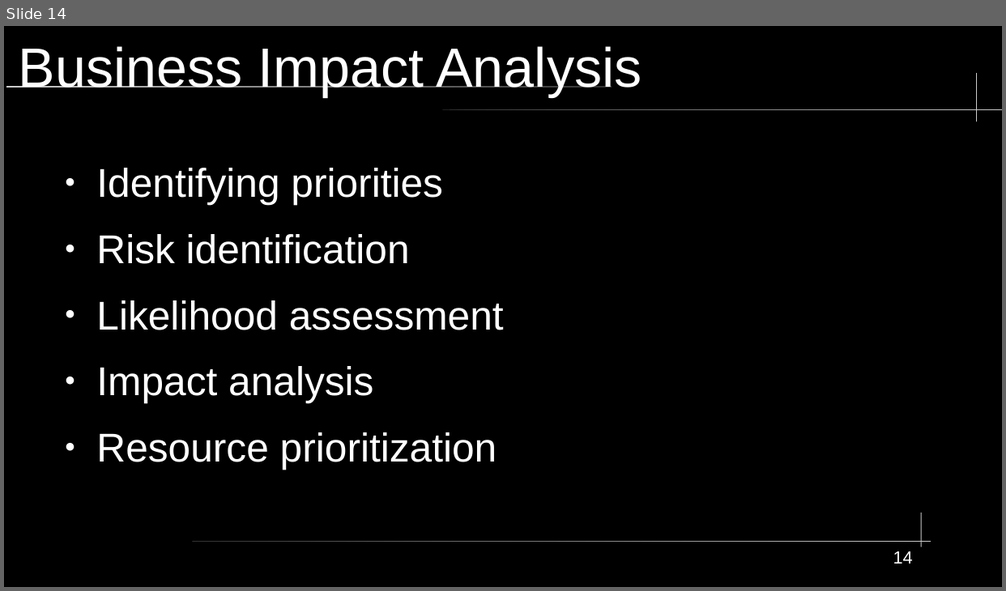
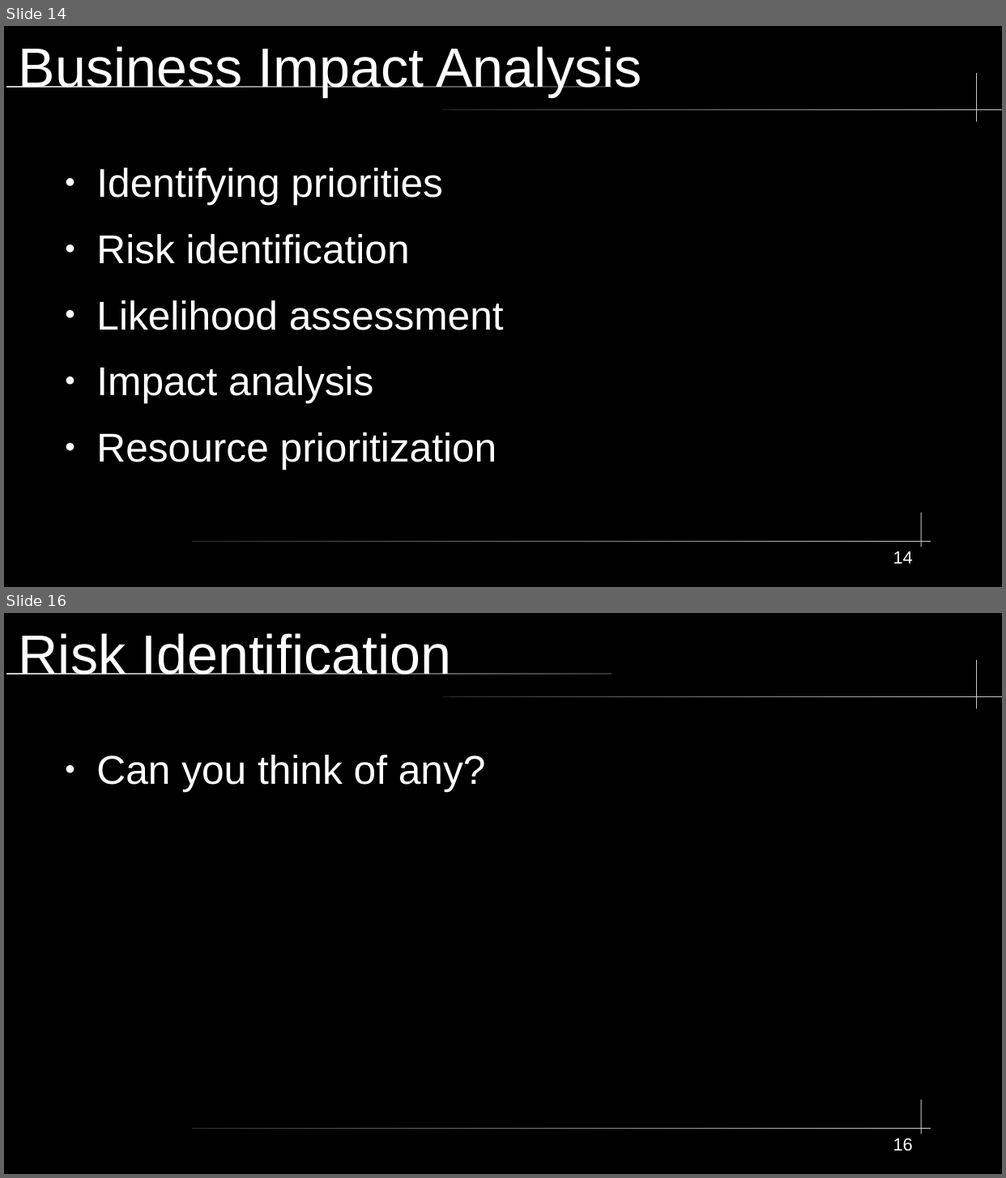
Before and after one commit to City-Colleges-of-Chicago-Cybersecurity/COMPSFI-214, a slide deck: 2026/Spring/powerpoints/Chatper-03-Business-Continuity-Planning.odp. Shown one above the other, each under a label of ours: slide 14 before the commit, slides 14 and 16 after it; the slides between them are not shown. The pictures are 1006x591 and 1006x1178 pixels, drawn with LibreOffice and Linux fonts; fonts in the diff are those of the drawing. Boxes give left, top, right and bottom in pixels: in the first picture for what was removed or moved away, otherwise in the second. Text is boxed around its words. In the diff, an @@ line names an element or a change of style, - is before the commit and + after.

```diff
--- a/2026/Spring/powerpoints/Chatper-03-Business-Continuity-Planning.odp
+++ b/2026/Spring/powerpoints/Chatper-03-Business-Continuity-Planning.odp
@@ slide 16 added at [4, 613, 1002, 1174], background #000000; not listed: 5 template elements that a slide beside it also shows @@
@@ title added at [19, 633, 451, 675], 44 pt, text #FFFFFF @@
+Risk Identification
@@ text added at [96, 755, 486, 792], 32 pt, text #FFFFFF @@
+● Can you think of any?
@@ page number added at [893, 1139, 913, 1152], 14 pt, text #FFFFFF @@
+16
```
Also in this commit, not shown: 4 other slides added.
